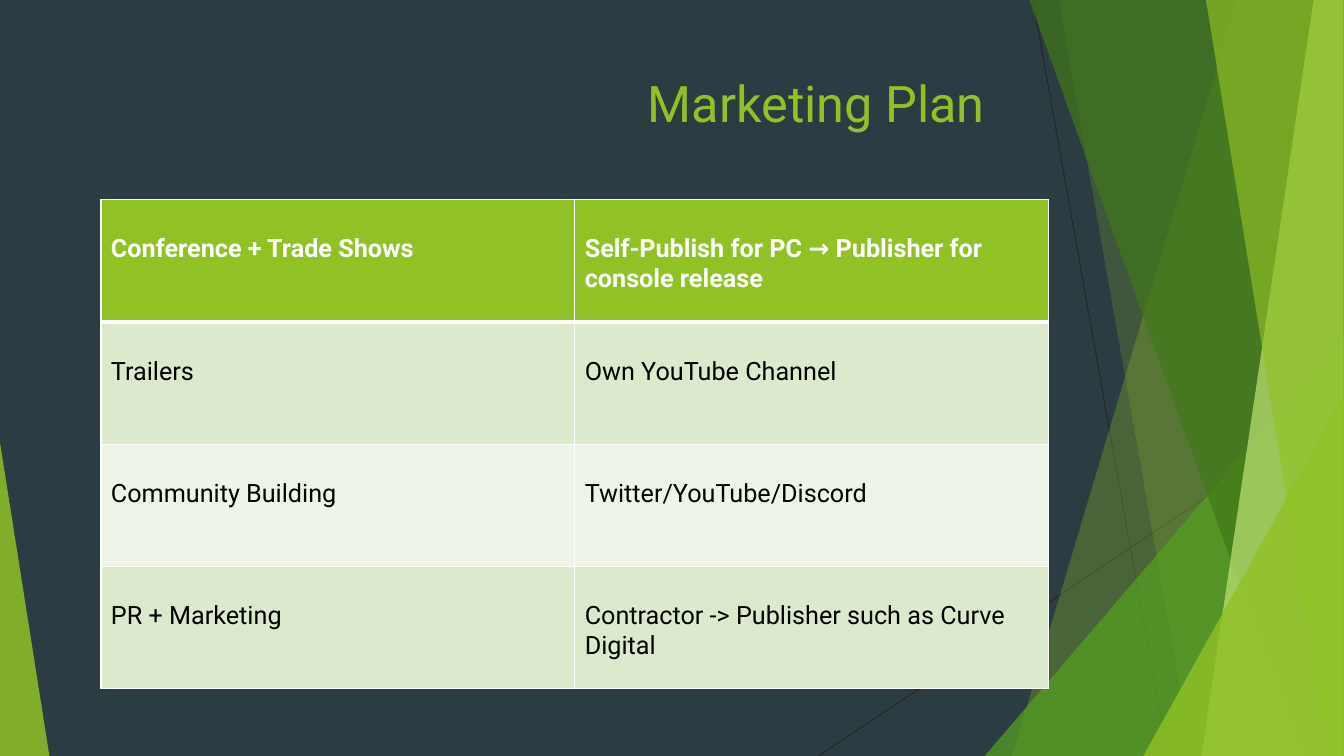
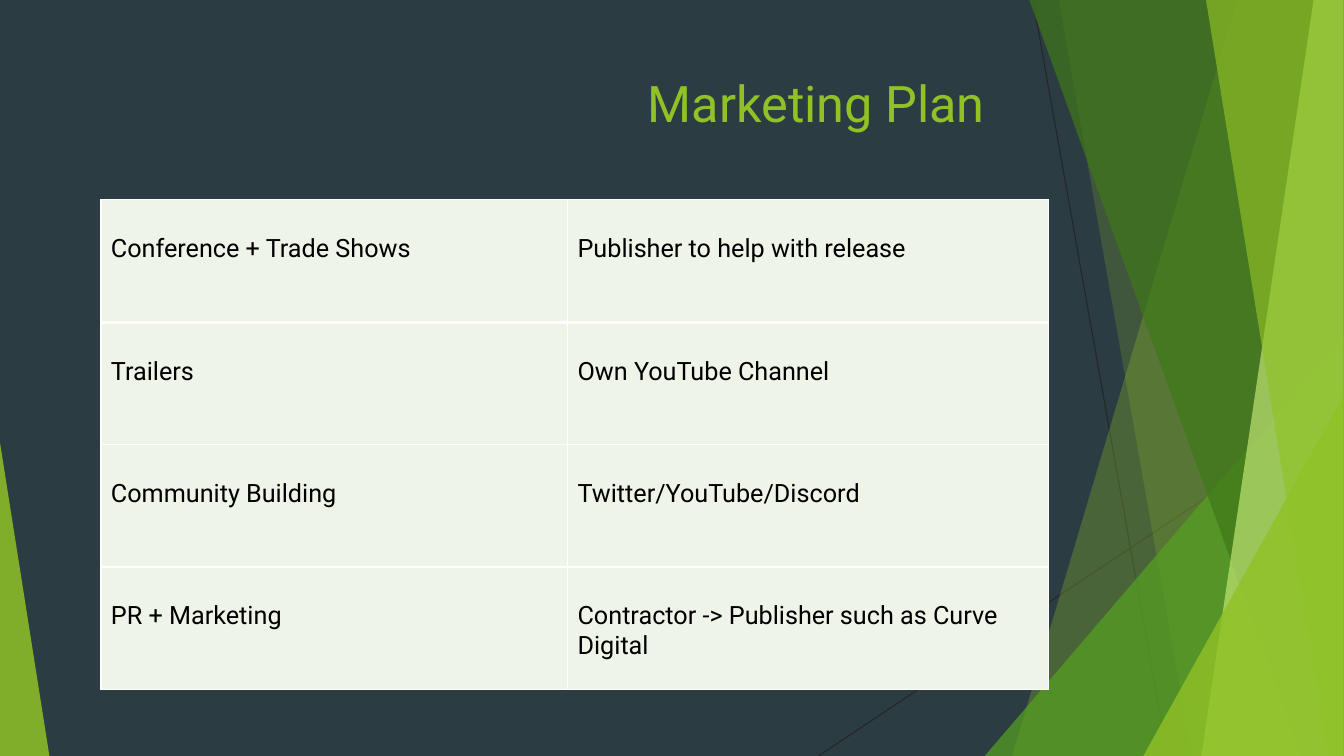
Before and after one commit to Pilokio/Tranzfuser, a slide deck: slide 8 of Virtual Pitch Presentation/Pitch.pptx. Drawn at 1344x756 pixels with LibreOffice and Linux fonts; fonts in the diff are those of the drawing. Boxes give left, top, right and bottom in pixels: in the first picture for what was removed or moved away, otherwise in the second. Text is boxed around its words. In the diff, an @@ line names an element or a change of style, - is before the commit and + after.

```diff
--- a/Virtual Pitch Presentation/Pitch.pptx
+++ b/Virtual Pitch Presentation/Pitch.pptx
@@ table at <box>101,200,1049,690</box> @@
-row 1, column 2: Self-Publish for PC → Publisher for console release
+row 1, column 2: Publisher to help with release
@@ fill #90C226 to #EEF4E8 in row 1 @@
@@ fill #DBE9CD to #EEF4E8 in 4 cells @@
@@ text colour #FFFFFF to #000000, bold off in "Conference + Trade Shows" @@
```
Also in this commit, not shown: 3 other slides changed, 5 other files.
